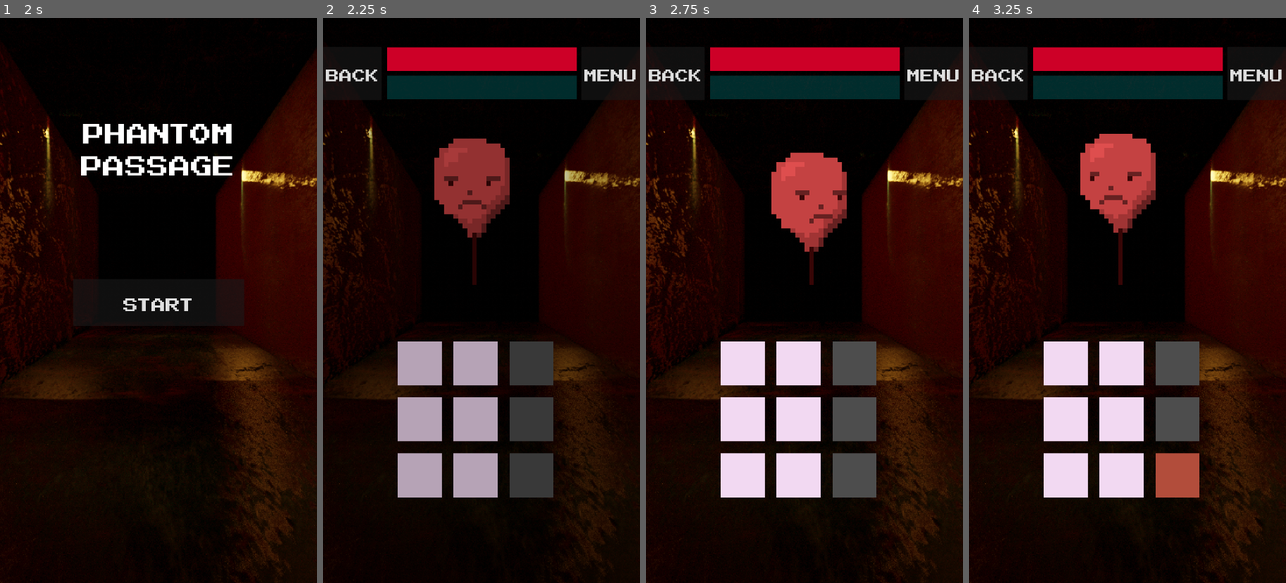
Above: before the commit, frames 1-4 (left to right).
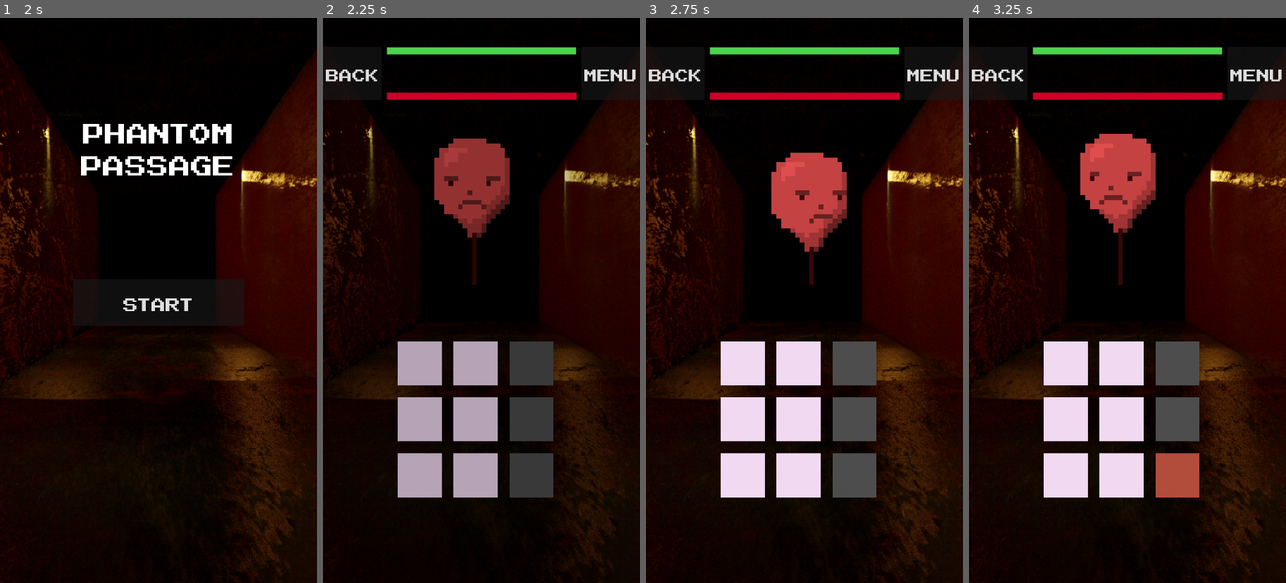
Above: after the commit, the same moments.

Repository: numberpup/phantom-passage
Game: Godot game, scene res://Scenes/UI/SplashScreen.tscn
The game is run twice, just before and just after one commit, with the same random seed, the same clock (stepped at 60 frames per second) and the same inputs.
Inputs (mouse positions are in pixels of both pictures, inside the frame that each line leads up to):
- Up to frame 1 (2 s): move the mouse to (228, 272) at 0.52 s; click (228, 272) at 0.67 s; drag from (95, 328) to (142, 413) at 1.27 s
- Up to frame 2 (2.25 s): click "START" at 2 s
- Up to frame 3 (2.75 s): no input
- Up to frame 4 (3.25 s): move the mouse to (1159, 176) at 2.77 s; click (1159, 176) at 2.92 s

Frame 1 is identical in both runs. In frame 2, 5.1% of the frame differs, in the area x 20-81%, y 5-15%; in frame 3, 5.1%; in frame 4, 5.1%.

Commit message:
Added attack animations
There is now an attack slash animation. Enemies modulate to a white-ish color and bounce slightly in response.

Diff:
--- a/Scenes/Enemies/EnemyShell.tscn
+++ b/Scenes/Enemies/EnemyShell.tscn
@@ -6,3 +6,5 @@
 script = ExtResource("1_wfrdc")
 
 [node name="AnimatedSprite2D" type="AnimatedSprite2D" parent="."]
+
+[node name="AttackAnimatedSprite2D" type="AnimatedSprite2D" parent="."]
--- a/Scenes/LevelScreen.tscn
+++ b/Scenes/LevelScreen.tscn
@@ -87,3 +87,4 @@
 layout_mode = 1
 
 [connection signal="board_clear" from="MarginContainer/GameBoard" to="." method="_on_game_board_board_clear"]
+[connection signal="turn_start" from="MarginContainer/GameBoard" to="." method="_on_player_turn_start"]
--- a/Scenes/UI/InfoBar.tscn
+++ b/Scenes/UI/InfoBar.tscn
@@ -8,6 +8,9 @@
 
 [sub_resource type="StyleBoxFlat" id="StyleBoxFlat_ekp7y"]
 bg_color = Color(0.803922, 0, 0.152941, 1)
+
+[sub_resource type="StyleBoxFlat" id="StyleBoxFlat_0xbba"]
+bg_color = Color(0.298039, 0.823529, 0.309804, 1)
 
 [node name="InfoBar" type="Control"]
 layout_mode = 3
@@ -24,10 +27,10 @@
 anchors_preset = -1
 anchor_left = 0.5
 anchor_right = 0.5
-offset_left = -321.0
-offset_top = 2.0
-offset_right = 325.0
-offset_bottom = 82.0
+offset_left = -322.0
+offset_top = 155.0
+offset_right = 324.0
+offset_bottom = 179.0
 grow_horizontal = 2
 alignment = 1
 
@@ -38,6 +41,7 @@
 size_flags_vertical = 1
 theme_override_styles/background = SubResource("StyleBoxFlat_syowa")
 theme_override_styles/fill = SubResource("StyleBoxFlat_ekp7y")
+value = 100.0
 show_percentage = false
 
 [node name="HBoxContainer2" type="HBoxContainer" parent="."]
@@ -45,17 +49,22 @@
 anchors_preset = -1
 anchor_left = 0.5
 anchor_right = 0.5
-offset_left = -321.0
-offset_top = 98.0
-offset_right = 325.0
-offset_bottom = 178.0
+offset_left = -323.0
+offset_top = 2.0
+offset_right = 323.0
+offset_bottom = 26.0
 grow_horizontal = 2
 alignment = 1
 
-[node name="ColorRect" type="ColorRect" parent="HBoxContainer2"]
+[node name="ProgressBar2" type="ProgressBar" parent="HBoxContainer2"]
+custom_minimum_size = Vector2(600, 0)
 layout_mode = 2
 size_flags_horizontal = 3
-color = Color(0, 0.894118, 0.894118, 0.192157)
+size_flags_vertical = 1
+theme_override_styles/background = SubResource("StyleBoxFlat_syowa")
+theme_override_styles/fill = SubResource("StyleBoxFlat_0xbba")
+value = 100.0
+show_percentage = false
 
 [node name="MenuButton" type="Button" parent="."]
 custom_minimum_size = Vector2(200, 0)
--- a/Scripts/Enemies/EnemyShell.gd
+++ b/Scripts/Enemies/EnemyShell.gd
@@ -1,6 +1,8 @@
 extends Node2D
 var InfoTable
 @onready var animated_sprite = $AnimatedSprite2D  # Reference to the AnimatedSprite2D node
+@onready var attack_sprite = $AttackAnimatedSprite2D  # Reference to the attack animation node
+
 var health_bar
 @export var health: int = 100
 @export var max_health: int = 100
@@ -96,6 +98,17 @@
 func take_damage(amount: int) -> void:
 	health -= amount
 
+	# Call attack animation
+	attack_animation()
+	var old_modulate = self.modulate
+	var original_position = self.position
+
+	var tween = get_tree().create_tween()
+	tween.tween_property(self, "modulate", Color(69, 12, 12), .05).set_trans(Tween.TRANS_BOUNCE)
+	tween.tween_property(self, "modulate", old_modulate, .05).set_trans(Tween.TRANS_BOUNCE)
+	tween.tween_property(self, "position", Vector2(self.position.x+50, self.position.y-40), .01).set_trans(Tween.TRANS_BOUNCE)
+	tween.tween_property(self, "position", original_position, .1).set_trans(Tween.TRANS_BOUNCE)
+
 	# Update global enemy_health variable
 	GameManager.enemy_health = health
 
@@ -106,26 +119,16 @@
 	# CALL AN updated_enemy_health SIGNAL
 	emit_signal("updated_enemy_health")
 
-
-func setup_animation() -> void:
-	# Create a new SpriteFrames resource
+func attack_animation() -> void:
 	var sprite_frames = SpriteFrames.new()
-
-	# Load the sprite sheet
-	var spritesheet = load(sprite)
-	print("Setup animation in EnemyShell called")
-
-	# Ensure the spritesheet is loaded correctly
-	if not spritesheet:
-		print("Error: Unable to load spritesheet!")
-		return
+	var spritesheet = load("res://Assets/AnimationSprites/AttackAnim.png")
 
 	# Define frame size and layout
-	var frame_width = sprite_x_dim
-	var frame_height = sprite_y_dim
-	var columns = sprite_sheet_cols
-	var rows = sprite_sheet_rows
-	var total_frames = sprite_count
+	var frame_width = 64
+	var frame_height = 64
+	var columns = 2
+	var rows = 3
+	var total_frames = 6
 
 	# Add animation frames
 	sprite_frames.add_animation("default")
@@ -141,6 +144,49 @@
 			sprite_frames.add_frame("default", atlas_texture)
 			frame_count += 1
 
+
+	# Assign the SpriteFrames to the AnimatedSprite2D
+	sprite_frames.set_animation_loop("default", false) #make animation not loop
+	attack_sprite.frames = sprite_frames
+	#attack_sprite.animation = "default"
+	attack_sprite.play("default")  # Play the animation
+	attack_sprite.speed_scale = 6
+	attack_sprite.scale = Vector2(4, 4)  # Scale up for visibility
+
+func setup_animation() -> void:
+	# Create a new SpriteFrames resource
+	var sprite_frames = SpriteFrames.new()
+
+	# Load the sprite sheet
+	var spritesheet = load(sprite)
+	print("Setup animation in EnemyShell called")
+
+	# Ensure the spritesheet is loaded correctly
+	if not spritesheet:
+		print("Error: Unable to load spritesheet!")
+		return
+
+	# Define frame size and layout
+	var frame_width = sprite_x_dim
+	var frame_height = sprite_y_dim
+	var columns = sprite_sheet_cols
+	var rows = sprite_sheet_rows
+	var total_frames = sprite_count
+
+	# Add animation frames
+	sprite_frames.add_animation("default")
+	var frame_count = 0
+	for y in range(rows):
+		for x in range(columns):
+			if frame_count >= total_frames:  # Stop after 10 frames
+				break
+			var region = Rect2(x * frame_width, y * frame_height, frame_width, frame_height)
+			var atlas_texture = AtlasTexture.new()
+			atlas_texture.atlas = spritesheet
+			atlas_texture.region = region
+			sprite_frames.add_frame("default", atlas_texture)
+			frame_count += 1
+
 	# Assign the SpriteFrames to the AnimatedSprite2D
 	animated_sprite.frames = sprite_frames
 	animated_sprite.animation = "default"
@@ -158,7 +204,7 @@
 func die() -> void:
 	print("Enemy has been defeated.")
 
-
+	await get_tree().create_timer(.1).timeout
 	var tween = get_tree().create_tween()
 	tween.tween_property($AnimatedSprite2D, "scale", Vector2(0,0), .2).set_ease(Tween.EASE_IN)
 	await get_tree().create_timer(.1).timeout
--- a/Scripts/UI/info_bar.gd
+++ b/Scripts/UI/info_bar.gd
@@ -19,6 +19,17 @@
 	var tween = get_tree().create_tween()
 	tween.tween_property($HBoxContainer/ProgressBar, "value", GameManager.enemy_health, .3).set_trans(Tween.TRANS_BACK)
 
+func setup_player_health_bar() -> void:
+	# Set the initial values of the health bar
+	progress_bar.min_value = 0
+	progress_bar.max_value = GameManager.player_health_max
+	progress_bar.value = GameManager.player_health
+
+func update_player_health() -> void:
+	# Update the progress bar with a bouncy animation
+	var tween = get_tree().create_tween()
+	tween.tween_property($HBoxContainer/ProgressBar, "value", GameManager.enemy_health, 1).set_trans(Tween.TRANS_BACK)
+
 # Called every frame. 'delta' is the elapsed time since the previous frame.
 func _process(delta: float) -> void:
 	pass
--- a/Scripts/gameboard.gd
+++ b/Scripts/gameboard.gd
@@ -130,11 +130,16 @@
 # INPUT HANDLING (MOUSE OR TOUCH)
 ##
 func _input(event: InputEvent) -> void:
+
 	if not board_interactable:
 		return # Ignore input if the board is not interactable
 
 	if event is InputEventScreenTouch or event is InputEventMouseButton:
+
 		if event.pressed:
+			#indicate turn has started
+			emit_signal("turn_start")
+
 			# Start drag
 			dragging = true
 			visited_tiles.clear()
--- a/Scripts/level_screen.gd
+++ b/Scripts/level_screen.gd
@@ -5,6 +5,8 @@
 @onready var score_display = $ScoreDisplay
 @onready var enemy_container = $EnemyContainer
 @onready var game_board = $MarginContainer/GameBoard  # Corrected path to GameBoard
+
+var is_player_turn = true
 
 func _ready() -> void:
 	$SceneTransition/ColorRect.color.a = 255
@@ -14,6 +16,9 @@
 	connect_board_clear_signal()  # Connect the board clear signal
 
 	instantiate_enemy()
+
+	#$GameBoard.connect("turn_start", Callable(self, "_on_player_turn_start"))
+
 
 
 # Connect `board_clear` to all relevant methods
@@ -65,10 +70,18 @@
 	# Connect the updated_enemy_health signal so the infobar can be updated
 	enemy_instance.connect("updated_enemy_health", Callable(self, "_on_enemy_health_updated"))
 
+	# enemy has been instantiated, now it's the player's turn
+	is_player_turn = true
+
 # Signal handler for enemy death
 func _on_enemy_died() -> void:
 	print("Enemy died. Instantiating a new one...")
 	instantiate_enemy()
+
+
+func _on_player_turn_start() -> void:
+	print("player turn start called")
+	pass
 
 # Signal handler for enemy health update
 func _on_enemy_health_updated() -> void:
@@ -90,6 +103,16 @@
 	return Color(new_red, new_green, new_blue)
 
 
+func _player_takes_damage() -> void:
+	GameManager.player_health -= GameManager.enemy_attack
+	var infoBar = $InfoBar
+	infoBar.update_player_health()
+
+# WILL POPULATE ONCE LEVELS AND PROGRESSION ARE IMPLEMENTED
+func _level_complete() -> void:
+	pass
+
+
 func _on_button_pressed() -> void:
 
 	get_tree().change_scene_to_file("res://Scenes/TitleScreen.tscn")
Binary file added: Assets/AnimationSprites/AttackAnim.png
Not shown, added: Assets/AnimationSprites/AttackAnim.png.import
Not shown: 1 places in Scenes/UI/InfoBar.tscn that only renumber resources
Not shown, added: Builds/Phantom Passage v0.6.2.apk
Not shown, added: Builds/Phantom Passage v0.6.2.apk.idsig
